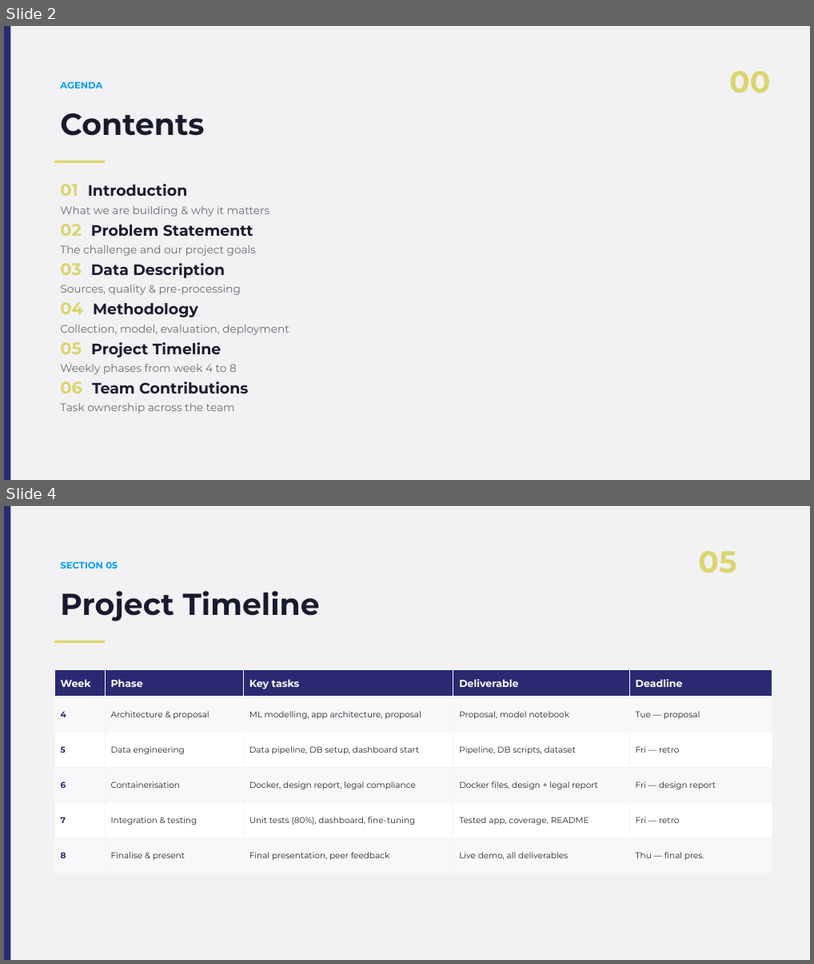
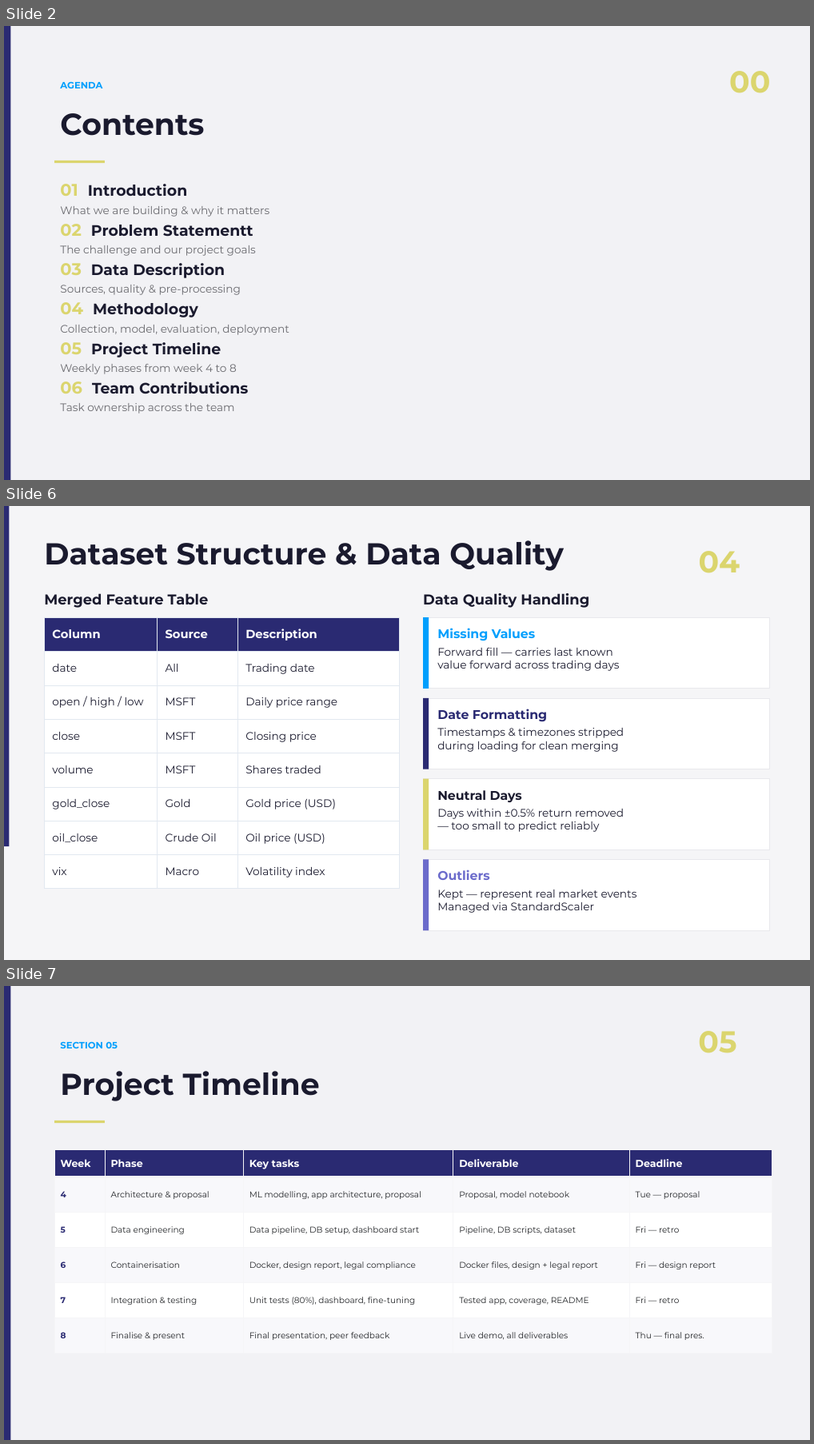
Before and after one commit to TimurKambarov/MSFT_Forecaster, a slide deck: datalabtasks_deliverables/Task 6 Group Project Proposals/Presentation/Group Project Proposal presentation.pptx. Shown one above the other, each under a label of ours: slides 2 and 4 before the commit, slides 2, 6 and 7 after it; the slides between them are not shown. The pictures are 814x964 and 814x1444 pixels, drawn with LibreOffice and Linux fonts; fonts in the diff are those of the drawing. Boxes give left, top, right and bottom in pixels: in the first picture for what was removed or moved away, otherwise in the second. Text is boxed around its words. In the diff, an @@ line names an element or a change of style, - is before the commit and + after.

```diff
--- a/datalabtasks_deliverables/Task 6 Group Project Proposals/Presentation/Group Project Proposal presentation.pptx
+++ b/datalabtasks_deliverables/Task 6 Group Project Proposals/Presentation/Group Project Proposal presentation.pptx
@@ slide 6 added at bbox=[4, 506, 810, 960], background #F5F5F7 @@
@@ rectangle added at bbox=[4, 506, 9, 846], fill #2A2A72 @@
@@ text added at bbox=[44, 540, 564, 571], 36 pt, text #1A1A2E, bold @@
+Dataset Structure & Data Quality
@@ text added at bbox=[699, 551, 741, 573], 36 pt, text #DBD56E, bold @@
+04
@@ text added at bbox=[44, 593, 209, 608], 17 pt, text #1A1A2E, bold @@
+Merged Feature Table
@@ text added at bbox=[423, 593, 590, 608], 17 pt, text #1A1A2E, bold @@
+Data Quality Handling
@@ table added at bbox=[45, 617, 400, 888], 8 rows, 3 columns @@
+Column | Source | Description
+date | All | Trading date
+open / high / low | MSFT | Daily price range
+close | MSFT | Closing price
+volume | MSFT | Shares traded
+gold_close | Gold | Gold price (USD)
+oil_close | Crude Oil | Oil price (USD)
+vix | Macro | Volatility index
@@ rectangle added at bbox=[423, 617, 770, 688], fill #FFFFFF, outline #E8E8EC 0.5 pt @@
@@ rectangle added at bbox=[423, 617, 429, 688], fill #009FFD @@
@@ text added at bbox=[438, 628, 535, 641], 15 pt, text #009FFD, bold @@
+Missing Values
@@ text added at bbox=[438, 648, 619, 671], 13 pt, text #1A1A2E @@
+Forward fill — carries last known
+value forward across trading days
@@ rectangle added at bbox=[423, 698, 770, 768], fill #FFFFFF, outline #E8E8EC 0.5 pt @@
@@ rectangle added at bbox=[423, 698, 429, 768], fill #2A2A72 @@
@@ text added at bbox=[438, 708, 547, 721], 15 pt, text #2A2A72, bold @@
+Date Formatting
@@ text added at bbox=[438, 728, 624, 752], 13 pt, text #1A1A2E @@
+Timestamps & timezones stripped
+during loading for clean merging
@@ rectangle added at bbox=[423, 779, 770, 850], fill #FFFFFF, outline #E8E8EC 0.5 pt @@
@@ rectangle added at bbox=[423, 779, 429, 850], fill #DBD56E @@
@@ text added at bbox=[438, 790, 522, 802], 15 pt, text #1A1A2E, bold @@
+Neutral Days
@@ text added at bbox=[438, 808, 624, 832], 13 pt, text #1A1A2E @@
+Days within ±0.5% return removed
+— too small to predict reliably
@@ rectangle added at bbox=[423, 860, 770, 930], fill #FFFFFF, outline #E8E8EC 0.5 pt @@
@@ rectangle added at bbox=[423, 860, 429, 930], fill #6B6BCB @@
@@ text added at bbox=[438, 869, 490, 880], 15 pt, text #6B6BCB, bold @@
+Outliers
@@ text added at bbox=[438, 889, 638, 912], 13 pt, text #1A1A2E @@
+Kept — represent real market events
+Managed via StandardScaler
@@ what was slide 4 is now slide 7 @@
```
Also in this commit, not shown: 1 slide changed, 3 other slides added.
